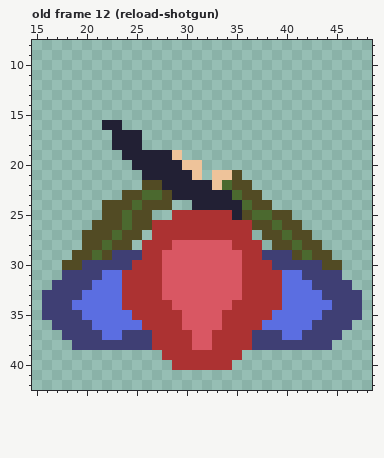
A pixel-art file gets an edit: src/assets/mc-top.aseprite. The picture above was drawn from the file before the commit.
64x64 pixels, 12 frames. Shown: old frame 12 (reload-shotgun): x 15..48, y 8..42. The commit also changed other frames, which this record leaves out.
New version:
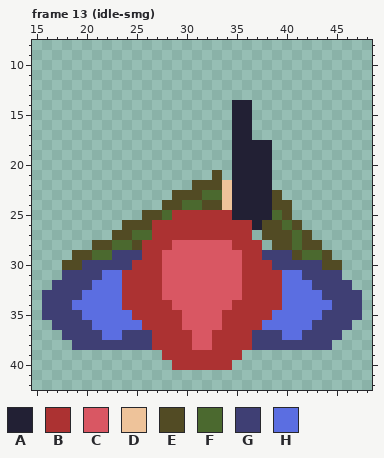
Palette (. is transparent): A #222034  B #ac3232  C #d95763  D #eec39a  E #524b24  F #4b692f  G #3f3f74  H #5b6ee1
A new or re-ordered frame is compared with the old frame closest to it.
From old to new:
frames 12 -> 18
--- frame 13 (idle-smg) is new; against old frame 12 (reload-shotgun)
@@ x 15..48 @@
 13 ..................................
-14 ..................................
-15 ..................................
-16 .......AA.........................
-17 ........AAA.......................
-18 ........AAA.......................
-19 .........AAAAAD...................
-20 ..........AAAAADD.................
-21 ...........AAAAAD.DDE.............
-22 ...........EEAAAAADFEE............
-23 .........EEFFEAAAAAAFEE...........
-24 .......EEEFEEE..AAAAAFEE..........
-25 .......EEFEE..BBBBBBAEFFEE........
-26 ......EEEFEEBBBBBBBBBBEEFEE.......
-27 .....EEEFEE.BBBBBBBBBB.EEFEE......
-28 .....EEFEE.BBBCCCCCCBBB.EEFEE.....
-29 ....EEFEGGGBBCCCCCCCCBBGGGEFEE....
+14 ....................AA............
+15 ....................AA............
+16 ....................AA............
+17 ....................AA............
+18 ....................AAAA..........
+19 ....................AAAA..........
+20 ....................AAAA..........
+21 ..................E.AAAA..........
+22 ................EEEDAAAA..........
+23 ..............EEEFFDAAAAE.........
+24 .............EEFFEEDAAAAEE........
+25 ...........EEFBBBBBBAAAAFE........
+26 .........EEEBBBBBBBBBBAEEFE.......
+27 ........EEFFBBBBBBBBBB.EEEFE......
+28 ......EEFFEBBBCCCCCCBBB.EEFEE.....
+29 ....EEFFGGGBBCCCCCCCCBBGGGEFFE....
 30 ...EEGGGGGBBBCCCCCCCCBBBGGGGGEE...
Boxes around the changes in both pictures, in picture pixels (x1, y1, x2, y2):
changed: (82, 100, 322, 260)
